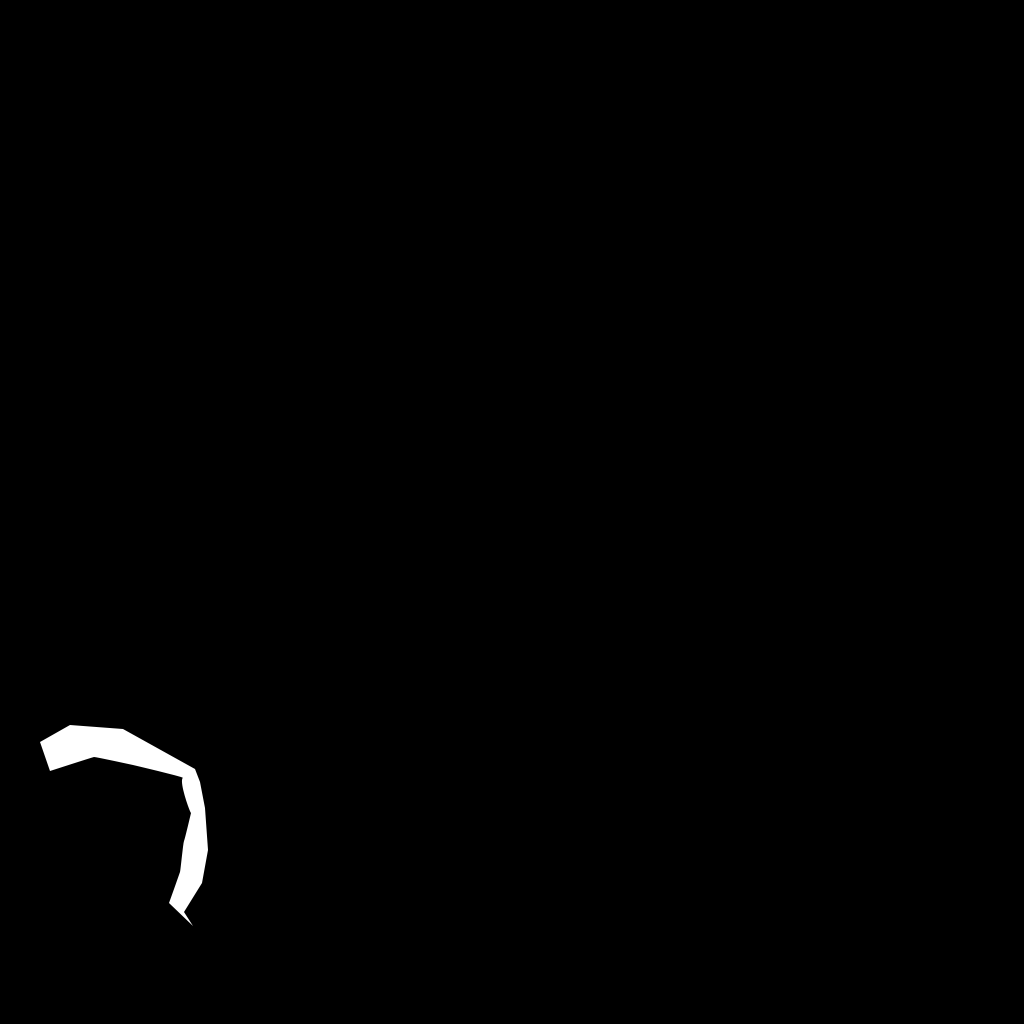
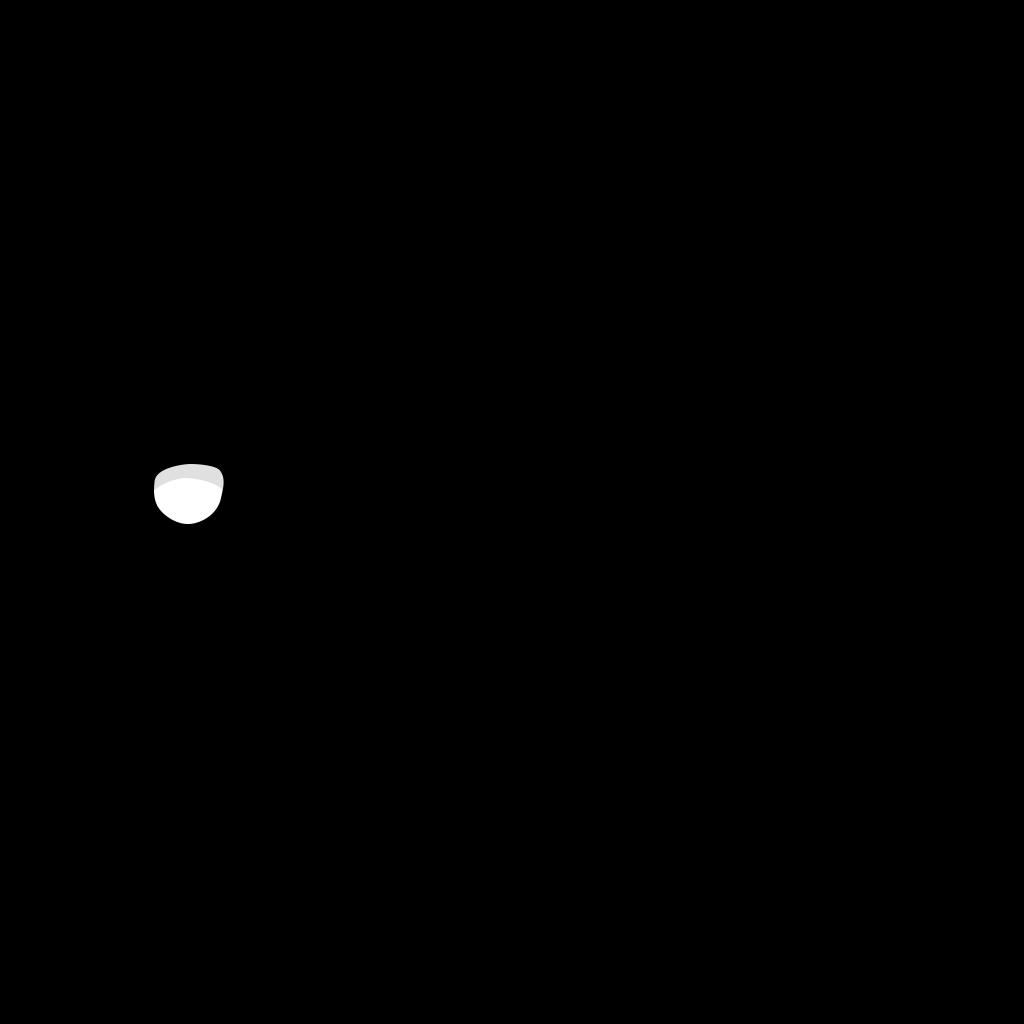
Revision of a layered 1024x1024 image; what changed, layer by layer:
added group "OLHO_2" with 12 layers above "baseOlho" over [154, 464, 224, 524]
added layer "Camada 21" (12%) in group "OLHO_2" over [154, 464, 224, 491]
added layer "Camada 19 copiar 3" in group "OLHO_2" over [154, 464, 224, 524]
hid "Camada 12 copiar" over [40, 725, 208, 926]
